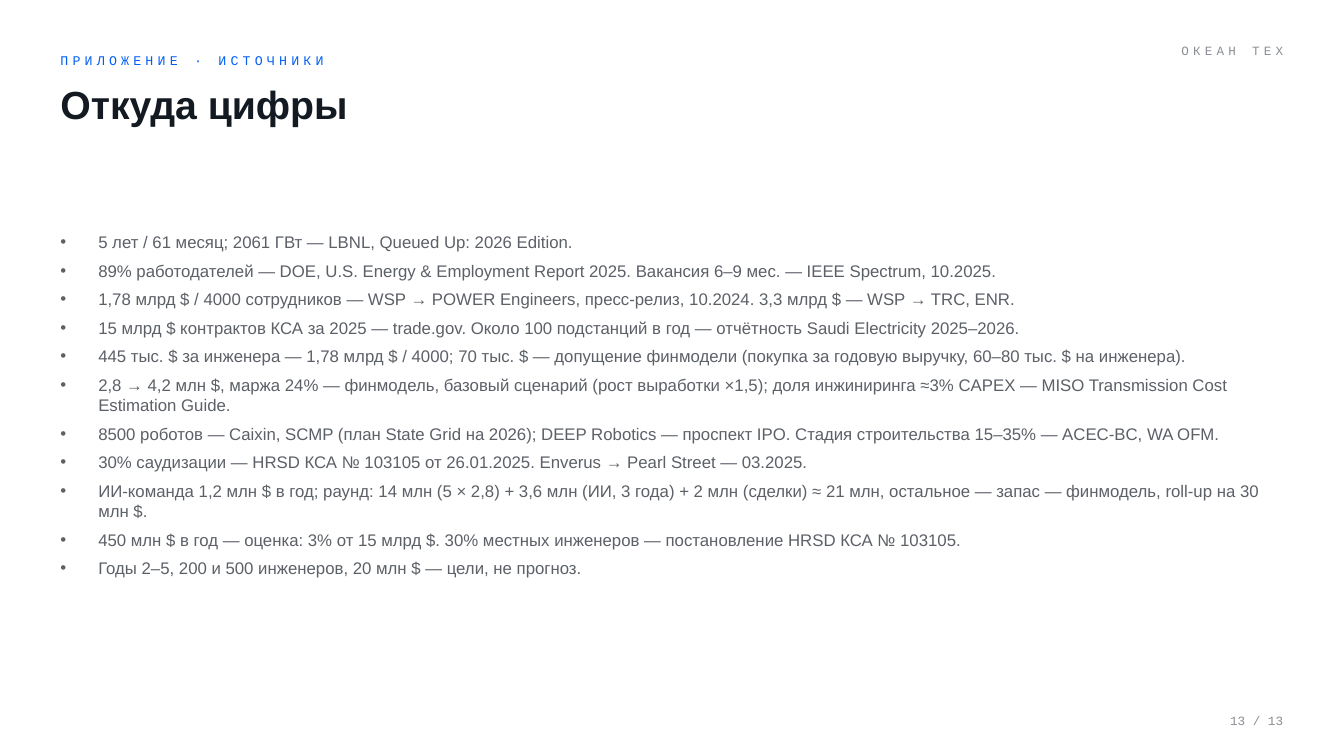
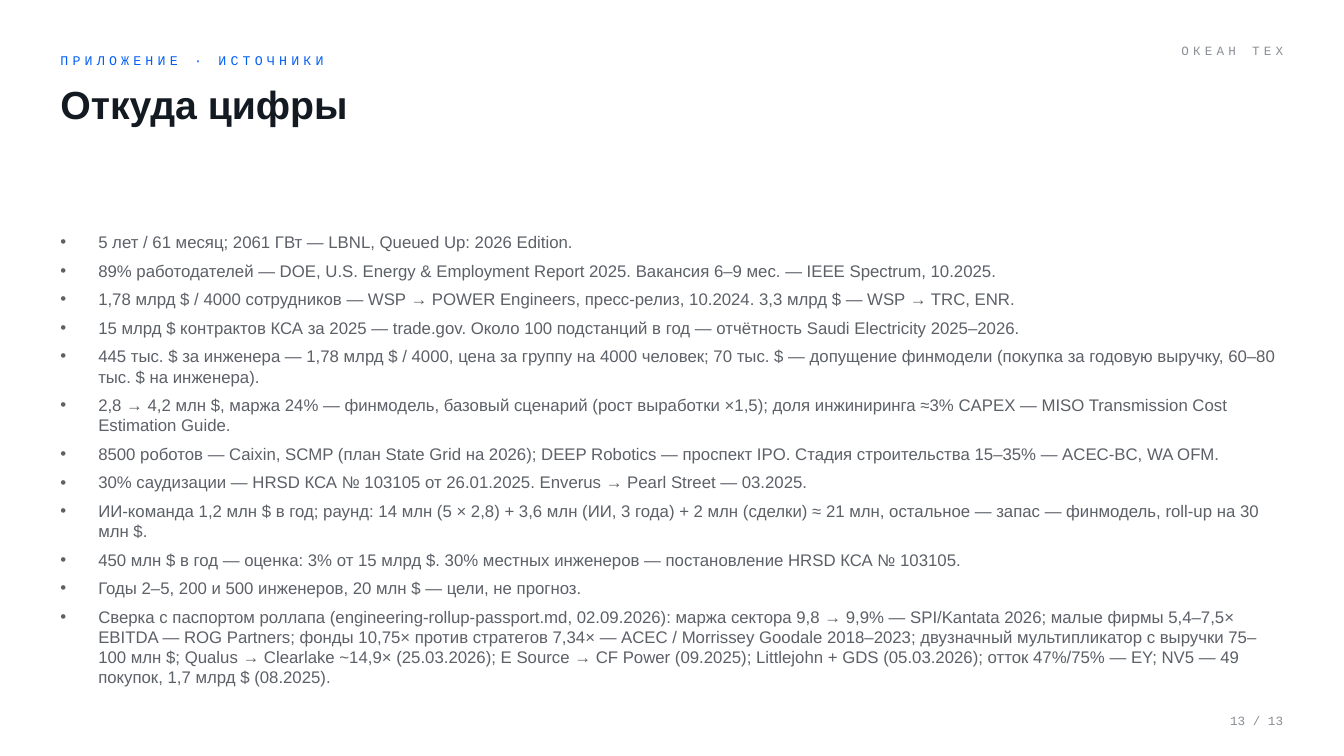
Before and after one commit to komoroshin/research, a slide deck: slide 13 of ai-case-library/research/ventures/grid-plain-deck.pptx. Drawn at 1344x756 pixels with LibreOffice and Linux fonts; fonts in the diff are those of the drawing. Boxes give left, top, right and bottom in pixels: in the first picture for what was removed or moved away, otherwise in the second. Text is boxed around its words. In the diff, an @@ line names an element or a change of style, - is before the commit and + after.

```diff
--- a/ai-case-library/research/ventures/grid-plain-deck.pptx
+++ b/ai-case-library/research/ventures/grid-plain-deck.pptx
@@ text at bbox=[98, 350, 1275, 387]: text changed @@
-• 445 тыс. $ за инженера — 1,78 млрд $ / 4000; 70 тыс. $ — допущение финмодели (покупка за годовую выручку, 60–80 тыс. $ на инженера).
+• 445 тыс. $ за инженера — 1,78 млрд $ / 4000, цена за группу на 4000 человек; 70 тыс. $ — допущение финмодели (покупка за годовую выручку, 60–80 тыс. $ на инженера).
@@ text at bbox=[98, 611, 1256, 667]: paragraph added @@
+• Сверка с паспортом роллапа (engineering-rollup-passport.md, 02.09.2026): маржа сектора 9,8 → 9,9% — SPI/Kantata 2026; малые фирмы 5,4–7,5× EBITDA — ROG Partners; фонды 10,75× против стратегов 7,34× — ACEC / Morrissey Goodale 2018–2023; двузначный мультипликатор с выручки 75–100 млн $; Qualus → Clearlake ~14,9× (25.03.2026); E Source → CF Power (09.2025); Littlejohn + GDS (05.03.2026); отток 47%/75% — EY; NV5 — 49 покупок, 1,7 млрд $ (08.2025).
```
Also in this commit, not shown: 5 other slides changed, 48 other files.
